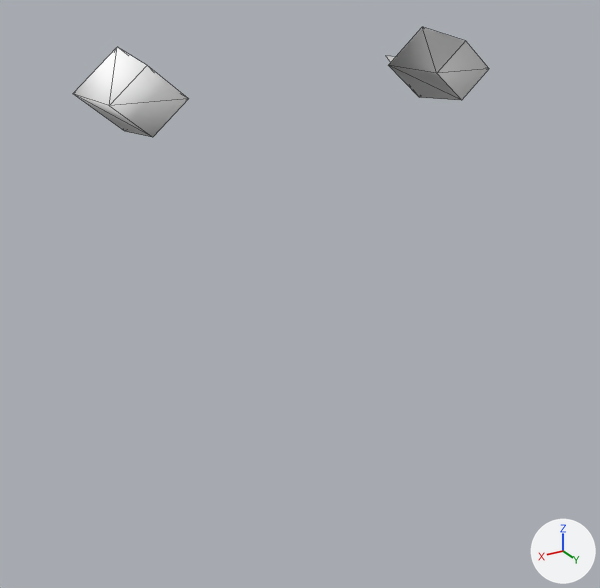
Renders of the OBJ model Assets/Art/Nova1492/GXConverted/Models/Effects/Projectiles/datan_common_missile5_68029cde.obj from each side of a commit.
One viewpoint serves both versions: a camera (50 mm lens) standing at (1.08, 3.11, 0.54) and looking at (-0.62, 0.28, -0.88). Lighting does not change. The marker at lower right points along +X, +Y and +Z. The older version comes first. Mesh edges are drawn as thin lines. Where no turn or scale is listed for an object, it has been applied to the vertices.

Objects in the first picture: 'datan_common_missile5_68029cde'.
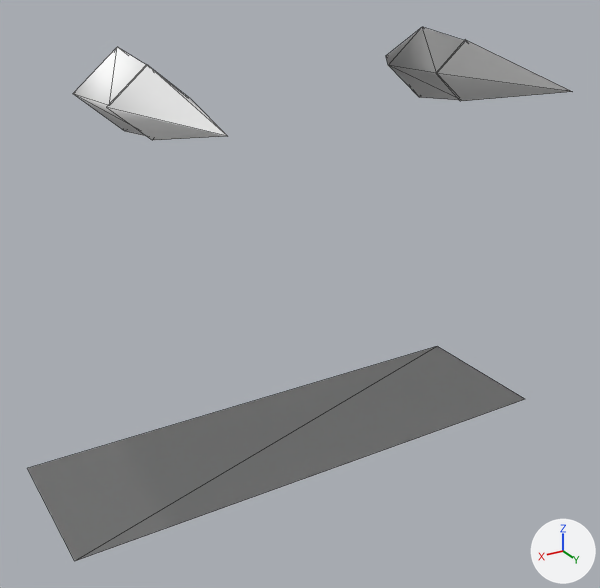
Changed parts and their boxes [x1, y1, x2, y2] in the pictures (600 x 588 px):
'datan_common_missile5_68029cde_mesh01', added: after [28, 346, 524, 561]
'datan_common_missile5_68029cde_mesh02', added: after [106, 40, 573, 140]

Patch to the scene script:
```diff
--- a/Assets/Art/Nova1492/GXConverted/Models/Effects/Projectiles/datan_common_missile5_68029cde.obj.py
+++ b/Assets/Art/Nova1492/GXConverted/Models/Effects/Projectiles/datan_common_missile5_68029cde.obj.py
@@ me_datan_common_missile5_68029cde_mesh02 @@
+me_datan_common_missile5_68029cde_mesh02.from_pydata([(-1.59, 0.29, 0.0), (-1.44, 0.29, 0.13), (-1.44, 0.91, 0.0), (-1.29, 0.29, 0.0), (-1.44, 0.29, -0.13), (-0.16, 0.29, 0.0), (0.0, 0.29, 0.13), (0.0, 0.91, 0.0), (0.16, 0.29, 0.0), (0.0, 0.29, -0.14)], [], [(0, 1, 2), (2, 3, 4), (2, 4, 0), (2, 1, 3), (5, 6, 7), (7, 8, 9), (7, 9, 5), (7, 6, 8)])
+me_datan_common_missile5_68029cde_mesh02.materials.append(mat_datan_common_missile5_68029cde)  # its picture is missing
@@ me_datan_common_missile5_68029cde_mesh01 @@
+me_datan_common_missile5_68029cde_mesh01.from_pydata([(-1.94, 0.42, -1.73), (-1.94, -0.31, -1.73), (0.5, 0.42, -1.73), (0.5, -0.31, -1.73)], [], [(0, 1, 2), (3, 2, 1)])
+me_datan_common_missile5_68029cde_mesh01.materials.append(mat_datan_common_missile5_68029cde)  # its picture is missing
@@ ob_datan_common_missile5_68029cde_mesh02 @@
+ob_datan_common_missile5_68029cde_mesh02 = bpy.data.objects.new('datan_common_missile5_68029cde_mesh02', me_datan_common_missile5_68029cde_mesh02)
+ob_datan_common_missile5_68029cde_mesh02.location = (0.0, 0.0, 0.0)
@@ ob_datan_common_missile5_68029cde_mesh01 @@
+ob_datan_common_missile5_68029cde_mesh01 = bpy.data.objects.new('datan_common_missile5_68029cde_mesh01', me_datan_common_missile5_68029cde_mesh01)
+ob_datan_common_missile5_68029cde_mesh01.location = (0.0, 0.0, 0.0)
```
